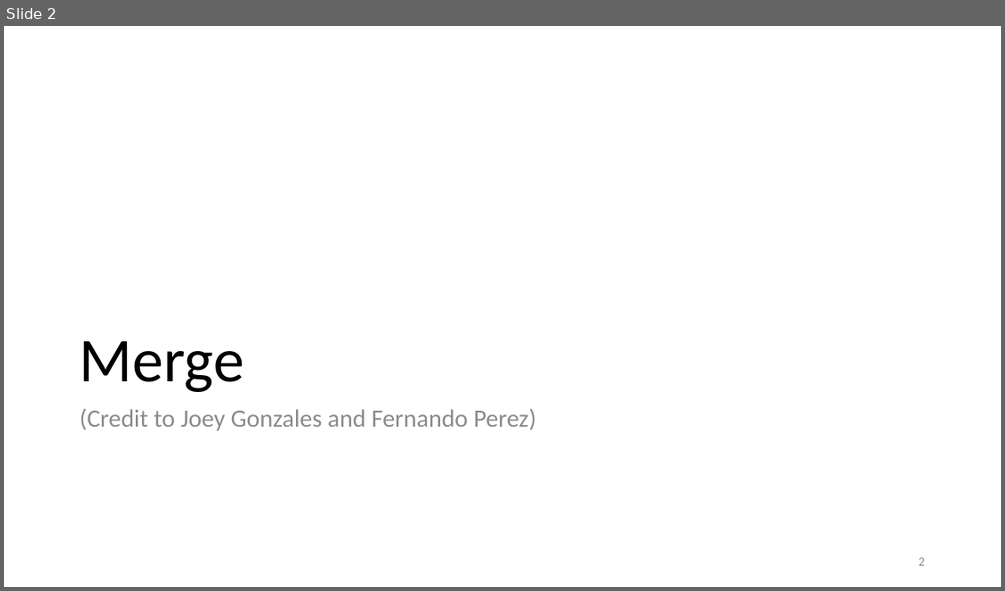
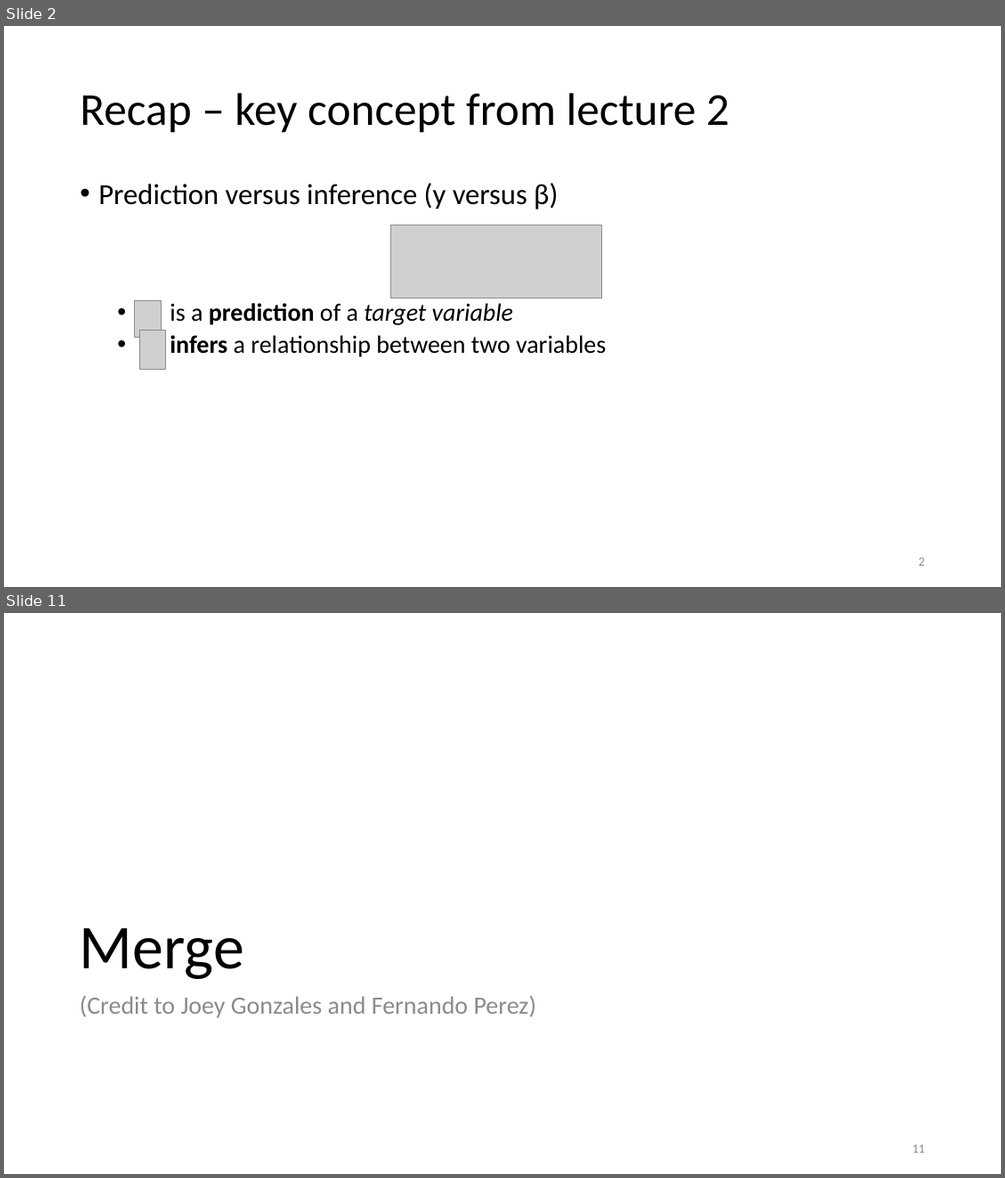
Before and after one commit to duncancallaway/ER131_2023, a slide deck: lecture/Lecture 04 Sept 5/04 Merge-Groupby.pptx. Shown one above the other, each under a label of ours: slide 2 before the commit, slides 2 and 11 after it; the slides between them are not shown. The pictures are 1005x591 and 1005x1178 pixels, drawn with LibreOffice and Linux fonts; fonts in the diff are those of the drawing; grey boxes stand for pictures. Boxes give left, top, right and bottom in pixels: in the first picture for what was removed or moved away, otherwise in the second. Text is boxed around its words. In the diff, an @@ line names an element or a change of style, - is before the commit and + after.

```diff
--- a/lecture/Lecture 04 Sept 5/04 Merge-Groupby.pptx
+++ b/lecture/Lecture 04 Sept 5/04 Merge-Groupby.pptx
@@ slide 2 added at (x1=4, y1=26, x2=1001, y2=587), background #FFFFFF @@
@@ title added at (x1=80, y1=93, x2=729, y2=133), 44 pt, text #000000 @@
+Recap – key concept from lecture 2
@@ text added at (x1=98, y1=183, x2=606, y2=357), 24 pt, text #000000 @@
+• Prediction versus inference (y versus β)
+  • is a prediction of a target variable
+  • infers a relationship between two variables
@@ picture added at (x1=390, y1=224, x2=602, y2=298) @@
@@ picture added at (x1=135, y1=301, x2=161, y2=338) @@
@@ picture added at (x1=139, y1=329, x2=165, y2=370) @@
@@ page number added at (x1=918, y1=557, x2=924, y2=565), 12 pt, text #8C8C8C @@
+2
@@ what was slide 2 is now slide 11 @@
@@ page number at (x1=912, y1=1144, x2=924, y2=1152): text changed @@
-2
+11
```
Also in this commit, not shown: 3 slides changed, 10 other slides added, 9 other files.
